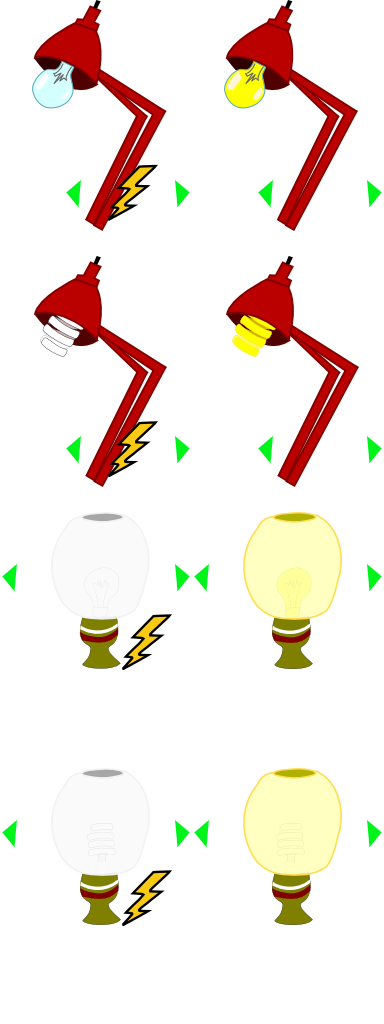
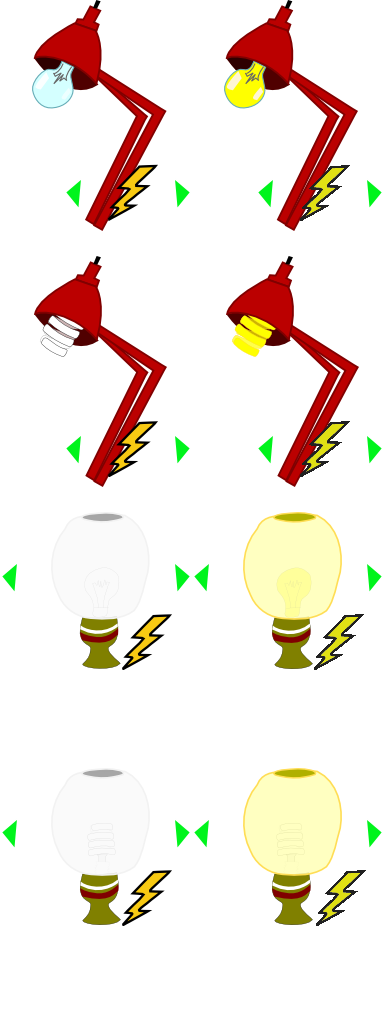
Layers edited between the first and the second w=384, h=1024 image:
painted on "Background" over [300, 165, 366, 926]
